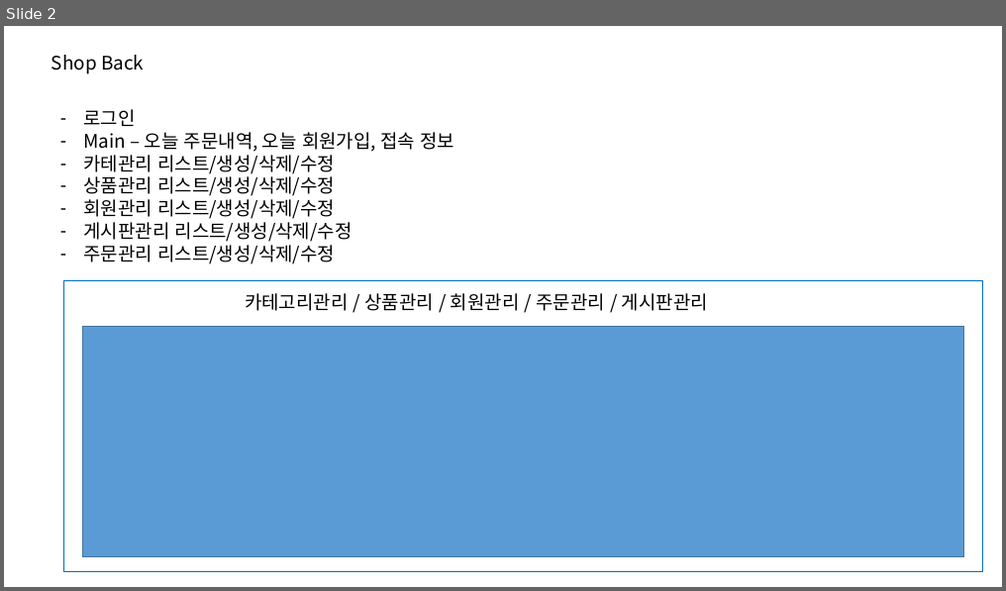
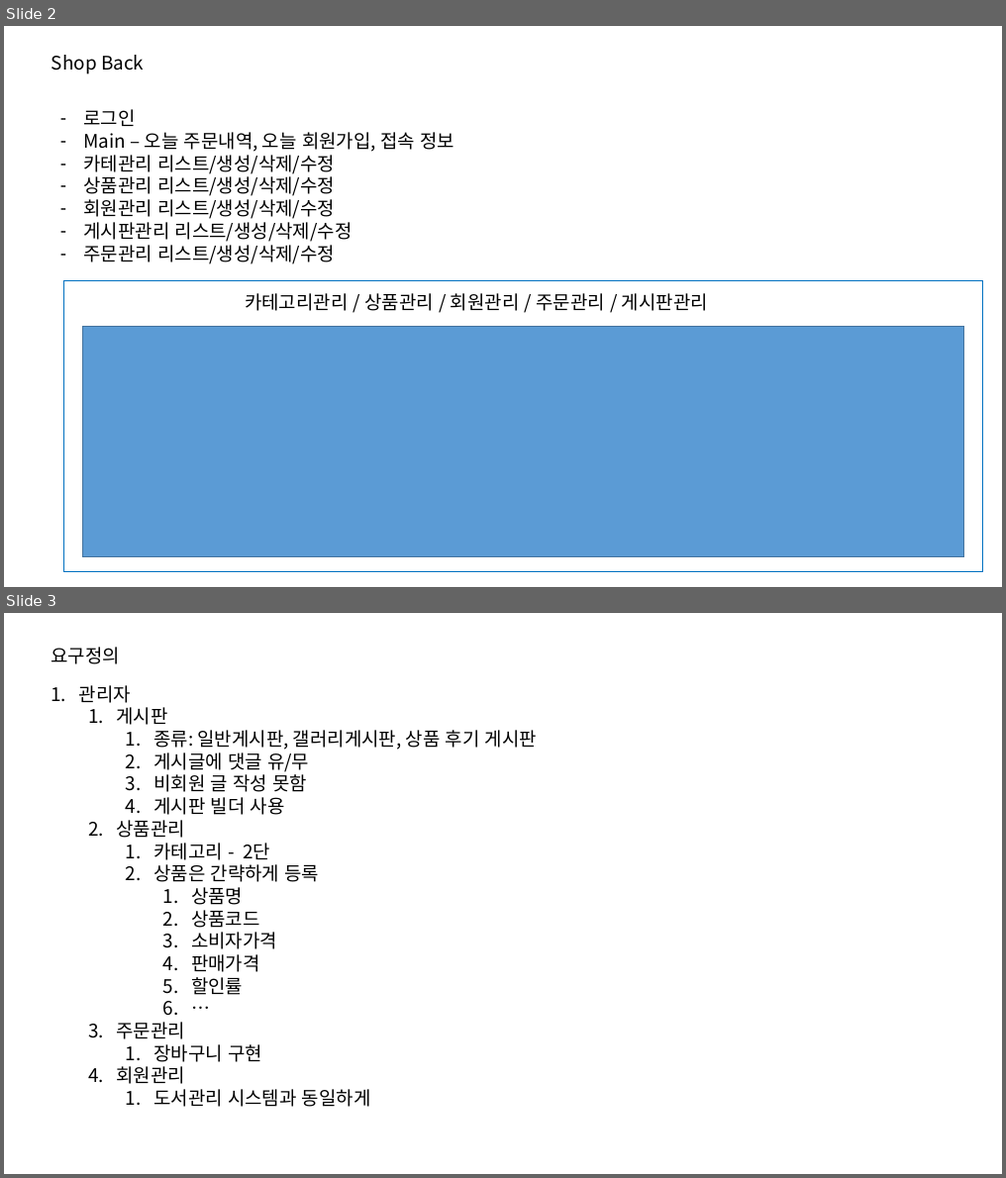
Before and after one commit to booldook/2021-sc-app-28-shop, a slide deck: 쇼핑몰_개요.pptx. Shown one above the other, each under a label of ours: slide 2 before the commit, slides 2 and 3 after it. The pictures are 1006x591 and 1006x1178 pixels, drawn with LibreOffice and Linux fonts; fonts in the diff are those of the drawing. Boxes give left, top, right and bottom in pixels: in the first picture for what was removed or moved away, otherwise in the second. Text is boxed around its words. In the diff, an @@ line names an element or a change of style, - is before the commit and + after.

```diff
--- a/쇼핑몰_개요.pptx
+++ b/쇼핑몰_개요.pptx
@@ slide 3 added at bbox=[4, 613, 1002, 1174], background #FFFFFF @@
@@ text added at bbox=[51, 647, 120, 664], 18 pt, text #000000 @@
+요구정의
@@ text added at bbox=[79, 685, 537, 1107], 18 pt, text #000000 @@
+1. 관리자
+  1. 게시판
+    1. 종류: 일반게시판, 갤러리게시판, 상품 후기 게시판
+    2. 게시글에 댓글 유/무
+    3. 비회원 글 작성 못함
+    4. 게시판 빌더 사용
+  2. 상품관리
+    1. 카테고리 - 2단
+    2. 상품은 간략하게 등록
+      1. 상품명
+      2. 상품코드
+      3. 소비자가격
+      4. 판매가격
+      5. 할인률
+      6. …
+  3. 주문관리
+    1. 장바구니 구현
+  4. 회원관리
+    1. 도서관리 시스템과 동일하게
```
Also in this commit, not shown: 57 other files.
